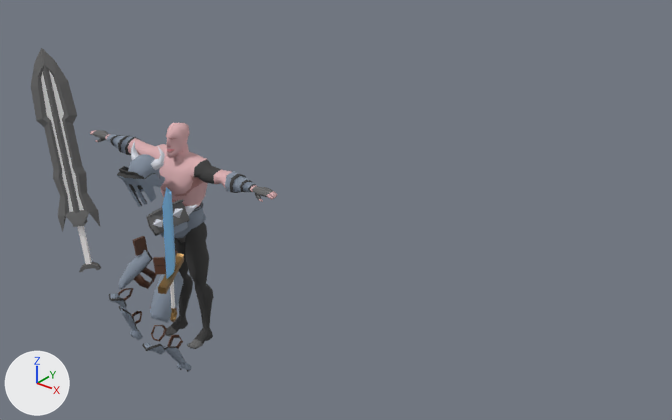
The FBX model Games Fleadh Maze Game/Assets/Art/Character/PlayerCharacter (1).fbx as it was, and as the next commit left it.
Rendered twice from a 50 mm lens placed at (47.6, -42.1, 40.5), pointed at (12.3, 2.0, 13.2). Arrows for +X, +Y and +Z are at lower left; the lights stay in place.

Names of what the first picture shows: 'Cube.001', 'Cube.002', 'SHOULDERPAD', 'dude', 'dude.001', 'helmet+horns', 'helmetFace1', 'kneearmour', 'kneearmour.001', 'kneestrap', 'kneestrap.001', 'lowerlegstrap', 'lowerlegstrap.001', 'shinarmor', 'shinarmor.001', 'sword', 'sword_b', 'upperLEGARMOUR', 'upperLEGARMOUR.001'.
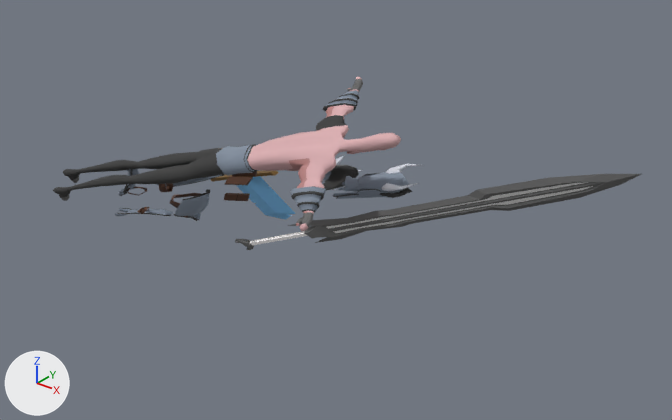
Edits to the bpy script that builds the scene:
```text
Change ob_shinarmor_001:
    ob_shinarmor_001.location: (-2.419, -2.671, -7.967) -> (-0.812, -4.841, -6.506)
    ob_shinarmor_001.rotation_euler: (0.338, -0.0967, -0.0819) -> (0.453, -0.0337, -0.0557)  # degrees (19, -5.5, -4.7) -> degrees (26, -1.9, -3.2)
Change ob_helmet_horns:
    ob_helmet_horns.location: (-0.106, -2.599, 3.309) -> (-0.0215, -5.011, 3.819)
    ob_helmet_horns.rotation_euler: (0.414, -0.0448, 0.122) -> (0.227, 0.0398, -0.0159)  # degrees (24, -2.6, 7) -> degrees (13, 2.3, -0.9)
    ob_helmet_horns.scale: (1.18, 1.18, 1.18) -> (1.22, 1.22, 1.22)
Change ob_cube_001:
    ob_cube_001.location: (1.024, -2.866, -2.36) -> (1.11, -4.031, -1.837)
    ob_cube_001.rotation_euler: (0.455, -0.291, -1.217) -> (0.532, -0.000685, -1.284)  # degrees (26, -17, -70) -> degrees (30, 0, -74)
Change ob_kneestrap_001:
    ob_kneestrap_001.location: (1.588, -3.9, -6.134) -> (0.561, -3.156, -6.199)
    ob_kneestrap_001.rotation_euler: (0.377, -0.26, 0.477) -> (1.821, -0.583, -0.242)  # degrees (22, -15, 27) -> degrees (104, -33, -14)
Change ob_helmetface1:
    ob_helmetface1.location: (-0.186, -2.587, 3.237) -> (0.0113, -5.007, 3.741)
    ob_helmetface1.rotation_euler: (0.364, -0.0432, -0.225) -> (0.174, 0.033, -0.0599)  # degrees (21, -2.5, -13) -> degrees (10, 1.9, -3.4)
Change ob_shoulderpad:
    ob_shoulderpad.location: (1.362, -2.383, 0.435) -> (1.73, -5.413, 0.743)
    ob_shoulderpad.rotation_euler: (2.54, -0.0219, 1.508) -> (2.336, -0.236, 1.091)  # degrees (146, -1.3, 86) -> degrees (134, -14, 63)
    ob_shoulderpad.scale: (0.639, 0.639, 1.86) -> (0.66, 0.66, 1.92)
Change ob_dude_001:
    ob_dude_001.location: (-1.343, -2.322, -4.104) -> (-0.805, -3.744, -3.655)
    ob_dude_001.rotation_euler: (0.107, 0.568, 0.661) -> (-0.976, 0.409, 0.291)  # degrees (6.1, 33, 38) -> degrees (-56, 23, 17)
Change ob_lowerlegstrap_001:
    ob_lowerlegstrap_001.location: (1.602, -2.774, -7.37) -> (0.628, -1.683, -5.41)
    ob_lowerlegstrap_001.rotation_euler: (0.468, -0.199, 0.483) -> (1.872, -0.58, -0.169)  # degrees (27, -11, 28) -> degrees (107, -33, -9.7)
Change ob_kneearmour:
    ob_kneearmour.location: (1.887, -4.522, -6.722) -> (0.731, -2.969, -6.637)
    ob_kneearmour.rotation_euler: (0.459, -0.0364, 0.17) -> (1.783, -0.239, -0.0571)  # degrees (26, -2.1, 10) -> degrees (102, -14, -3.3)
Change ob_sword:
    ob_sword.location: (-4.213, -4.026, -2.304) -> (-2.523, -8.164, -0.76)
    ob_sword.rotation_euler: (-0.147, -0.118, 0.728) -> (0.077, 0.268, 1.343)  # degrees (-8.4, -6.8, 42) -> degrees (4.4, 15, 77)
    ob_sword.scale: (0.711, 0.227, 1.14) -> (0.733, 0.234, 1.17)
Change ob_cube_002:
    ob_cube_002.location: (-1.338, -2.285, -2.119) -> (-1.212, -3.425, -1.373)
    ob_cube_002.rotation_euler: (0.324, -0.538, -0.21) -> (0.639, -0.427, -0.414)  # degrees (19, -31, -12) -> degrees (37, -24, -24)
Change ob_dude:
    ob_dude.location: (0.14, -0.82, 11.05) -> (7.15, -0.3, 16.36)
    ob_dude.rotation_euler: (0.0, 0.0, 0.0) -> (1.188, -0.565, 1.889)  # degrees (0, 0, 0) -> degrees (68, -32, 108)
    ob_dude.scale: (1.27, 1.27, 1.27) -> (0.806, 0.806, 2.35)
Change ob_cube:
    ob_cube.location: (1.4, -2.265, -2.189) -> (1.522, -3.528, -1.507)
Change ob_upperlegarmour:
    ob_upperlegarmour.location: (1.464, -2.865, -4.252) -> (1.439, -3.052, -4.084)
    ob_upperlegarmour.rotation_euler: (-0.758, -0.241, -0.0152) -> (-0.182, 0.217, 0.267)  # degrees (-43, -14, -0.9) -> degrees (-10, 12, 15)
Change ob_kneearmour_001:
    ob_kneearmour_001.location: (-2.285, -3.492, -5.678) -> (-0.818, -5.973, -4.384)
Change ob_lowerlegstrap:
    ob_lowerlegstrap.location: (-2.414, -2.228, -7.49) -> (-0.865, -4.502, -6.037)
Change ob_upperlegarmour_001:
    ob_upperlegarmour_001.location: (-1.699, -2.56, -3.692) -> (-1.34, -3.781, -3.397)
    ob_upperlegarmour_001.rotation_euler: (-0.163, 0.642, 0.361) -> (-1.139, 0.235, 0.0916)  # degrees (-9.3, 37, 21) -> degrees (-65, 13, 5.2)
Change ob_sword_b:
    ob_sword_b.location: (4.266, -4.888, -1.996) -> (3.29, -4.296, -2.587)
    ob_sword_b.rotation_euler: (0.0779, -3.012, -1.08) -> (-1.021, -1.828, -0.843)  # degrees (4.5, -173, -62) -> degrees (-58, -105, -48)
    ob_sword_b.scale: (0.892, 0.477, 2.28) -> (0.92, 0.492, 2.35)
Change ob_kneestrap:
    ob_kneestrap.location: (-2.377, -3.024, -5.544) -> (-0.872, -5.518, -4.195)
Change ob_shinarmor:
    ob_shinarmor.location: (1.775, -2.785, -8.56) -> (0.842, -0.637, -5.659)
    ob_shinarmor.rotation_euler: (0.574, -0.00874, 0.151) -> (1.896, -0.162, -0.057)  # degrees (33, -0.5, 8.7) -> degrees (109, -9.3, -3.3)
```

Changed parts and their boxes (x1, y1, x2, y2) in the pictures (672 x 420 px):
'dude', moved, turned, rescaled: before (90, 123, 277, 349); after (53, 77, 401, 231)
'sword', moved, turned, rescaled: before (31, 48, 101, 272); after (235, 174, 641, 250)
'sword_b', moved, turned, rescaled: before (158, 187, 184, 322); after (210, 148, 295, 220)
'helmet+horns', moved, turned, rescaled: before (128, 142, 165, 192); after (345, 164, 420, 193)
'SHOULDERPAD', moved, turned, rescaled: before (146, 199, 198, 237); after (322, 156, 361, 190)
'helmetFace1', moved, turned, rescaled: before (117, 166, 160, 207); after (333, 173, 412, 199)
'upperLEGARMOUR.001', moved, turned, rescaled: before (119, 250, 153, 289); after (175, 189, 210, 216)
'upperLEGARMOUR', moved, turned, rescaled: before (150, 271, 183, 323); after (156, 175, 224, 187)
'shinarmor.001', moved, turned, rescaled: before (119, 306, 143, 340); after (115, 208, 173, 216)
'Cube.001', moved, turned, rescaled: before (153, 257, 166, 274); after (225, 176, 253, 185)
'Cube.002', moved, turned, rescaled: before (133, 236, 148, 256); after (224, 193, 250, 201)
'dude.001', moved, turned, rescaled: before (134, 267, 157, 289); after (170, 193, 201, 208)
'shinarmor', moved, turned, rescaled: before (163, 346, 192, 372); after (126, 168, 139, 186)
'kneearmour', moved, turned, rescaled: before (142, 343, 165, 354); after (119, 184, 136, 196)
'kneearmour.001', moved, turned, rescaled: before (109, 294, 127, 307); after (174, 213, 201, 221)
'kneestrap.001', moved, turned, rescaled: before (151, 325, 167, 342); after (127, 187, 147, 196)
'upperlegstrap', moved, turned, rescaled (not visible before): after (159, 183, 173, 192)
'lowerlegstrap', moved, turned, rescaled: before (132, 311, 142, 324); after (137, 207, 150, 214)
'Cube', moved, turned, rescaled (not visible before): after (232, 171, 257, 177)
'lowerlegstrap.001', moved, turned, rescaled (not visible afterwards): before (167, 335, 183, 349)
'kneestrap', moved, turned, rescaled (not visible afterwards): before (118, 288, 134, 301)
